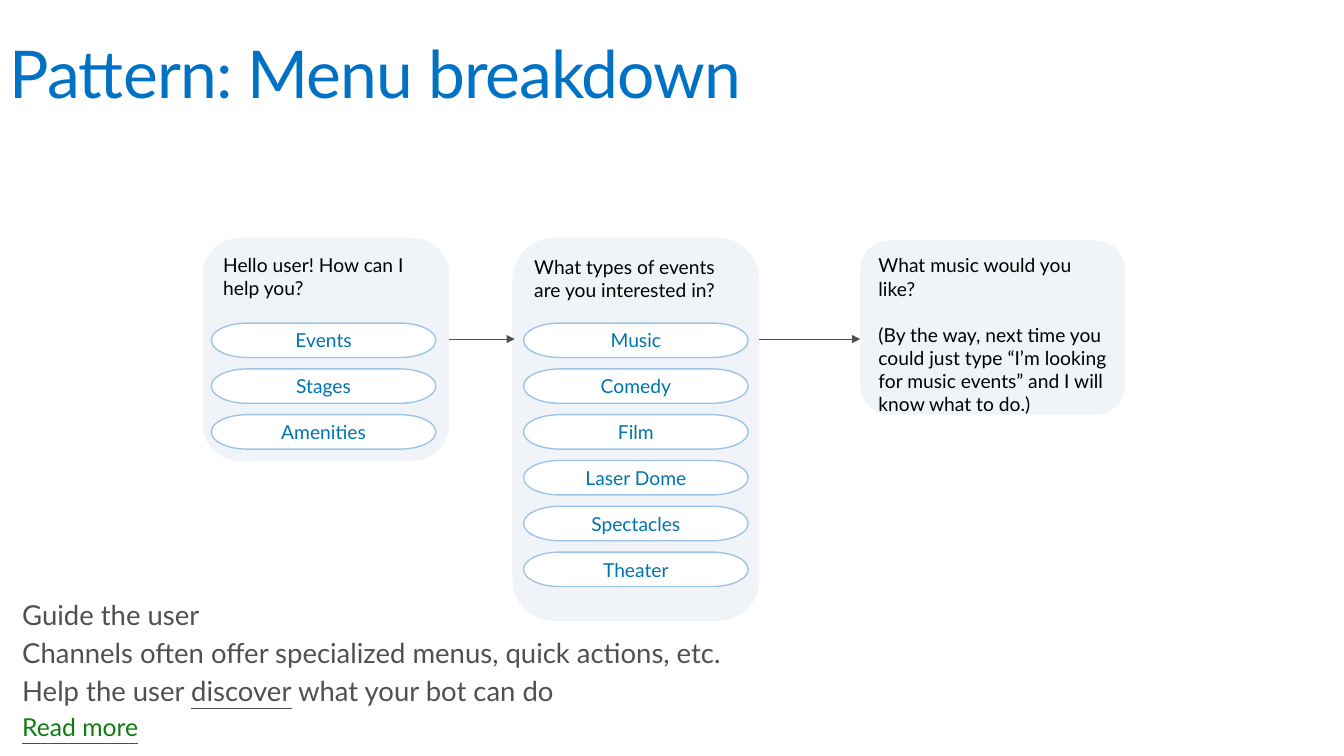
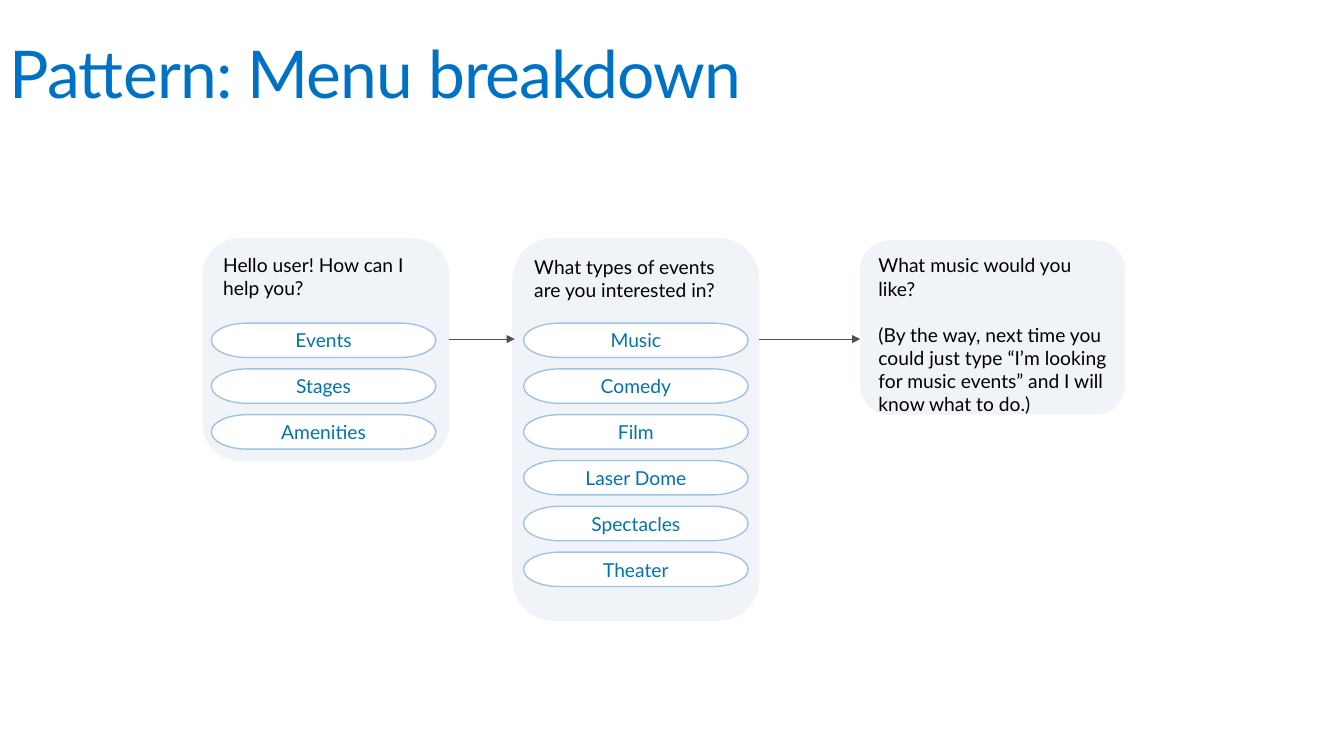
Before and after one commit to GeekTrainer/help-desk-bot-lab, a slide deck: slide 9 of Slides/2 - Mastering the user experience.pptx. Drawn at 1344x756 pixels with LibreOffice and Linux fonts; fonts in the diff are those of the drawing. Boxes give left, top, right and bottom in pixels: in the first picture for what was removed or moved away, otherwise in the second. Text is boxed around its words. In the diff, an @@ line names an element or a change of style, - is before the commit and + after.

Commit message:
Tweaked slides

```diff
--- a/Slides/2 - Mastering the user experience.pptx
+++ b/Slides/2 - Mastering the user experience.pptx
@@ text removed at [22,604,721,736] @@
-  Guide the user
-  Channels often offer specialized menus, quick actions, etc.
-  Help the user discover what your bot can do
-  Read more
```
Also in this commit, not shown: 1 slide added, 3 other files.
